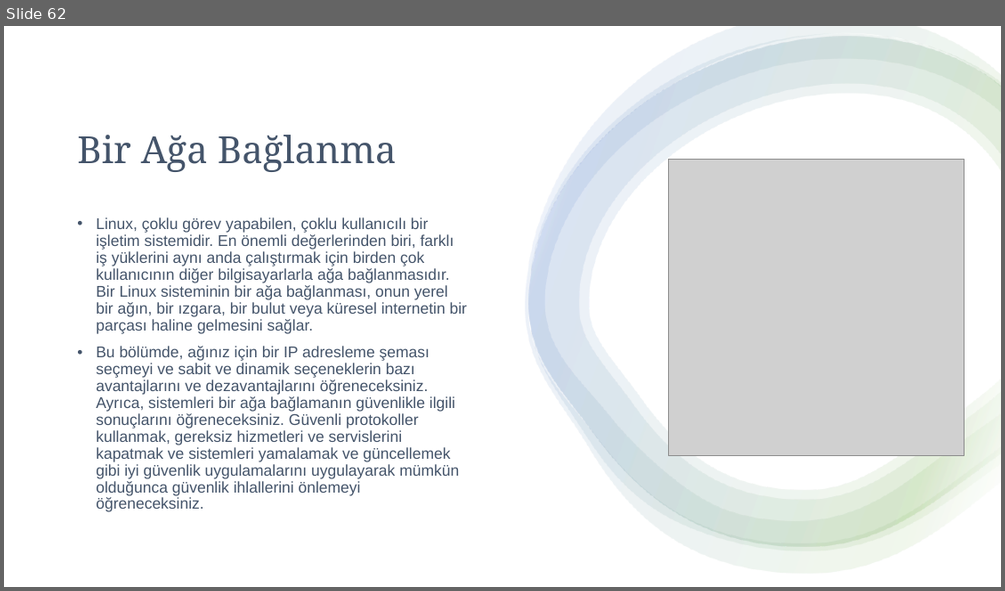
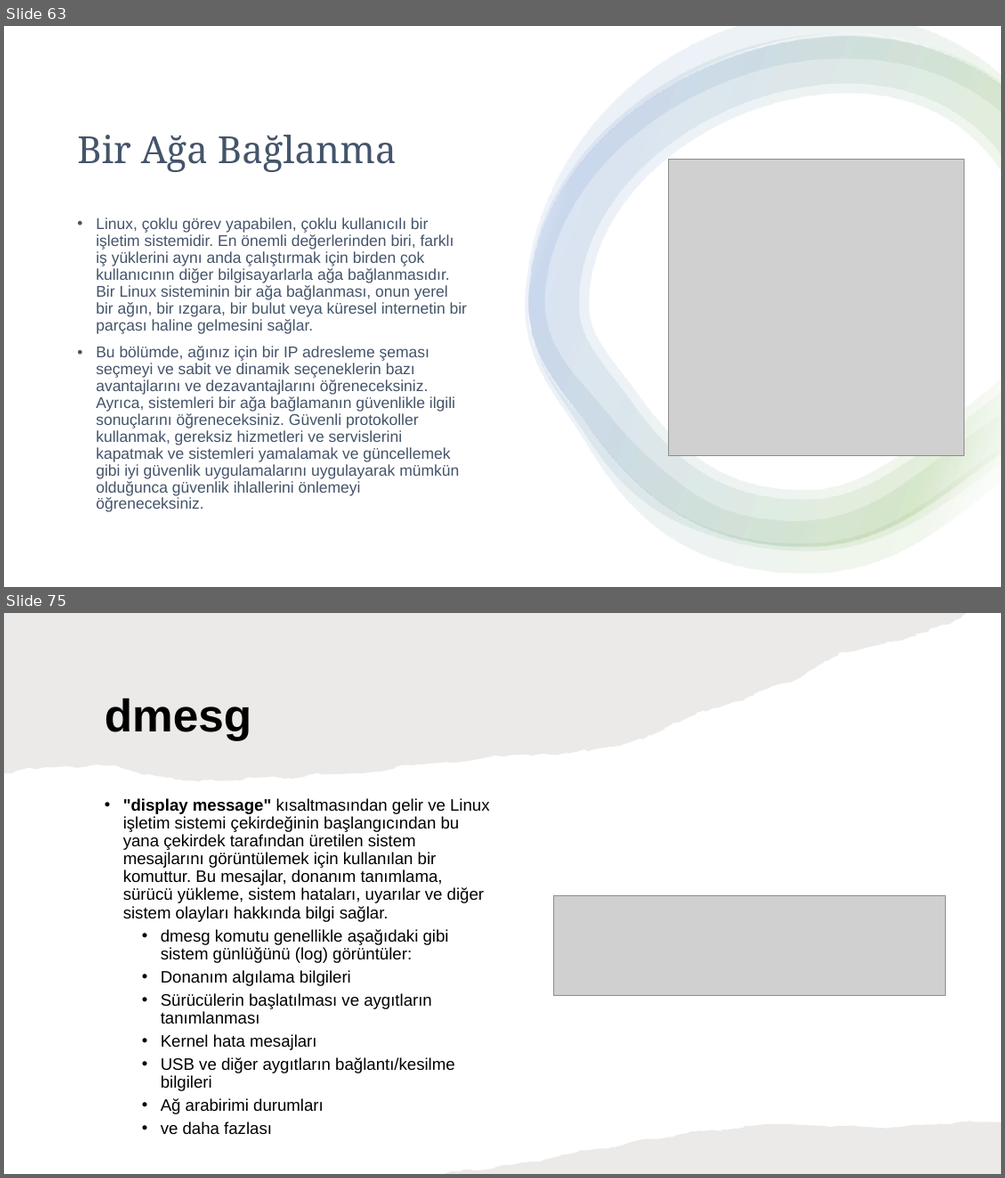
Before and after one commit to cahityusuf/LinuxCourse, a slide deck: LinuxKursu.pptx. Shown one above the other, each under a label of ours: slide 62 before the commit, slides 63 and 75 after it; the slides between them are not shown. The pictures are 1005x591 and 1005x1178 pixels, drawn with LibreOffice and Linux fonts; fonts in the diff are those of the drawing; grey boxes stand for pictures. Boxes give left, top, right and bottom in pixels: in the first picture for what was removed or moved away, otherwise in the second. Text is boxed around its words. In the diff, an @@ line names an element or a change of style, - is before the commit and + after.

```diff
--- a/LinuxKursu.pptx
+++ b/LinuxKursu.pptx
@@ slide 75 added at (4, 613, 1001, 1174), background #FFFFFF @@
@@ freeform shape added at (4, 613, 966, 781), fill #82766A at 15% opacity @@
@@ title added at (105, 698, 251, 740), 44 pt, text #000000, bold @@
+dmesg
@@ text added at (123, 798, 490, 1114), 16 pt, text #000000 @@
+• "display message" kısaltmasından gelir ve Linux işletim sistemi çekirdeğinin başlangıcından bu yana çekirdek tarafından üretilen sistem mesajlarını görüntülemek için kullanılan bir komuttur. Bu mesajlar, donanım tanımlama, sürücü yükleme, sistem hataları, uyarılar ve diğer sistem olayları hakkında bilgi sağlar.
+  • dmesg komutu genellikle aşağıdaki gibi sistem günlüğünü (log) görüntüler:
+  • Donanım algılama bilgileri
+  • Sürücülerin başlatılması ve aygıtların tanımlanması
+  • Kernel hata mesajları
+  • USB ve diğer aygıtların bağlantı/kesilme bilgileri
+  • Ağ arabirimi durumları
+  • ve daha fazlası
@@ picture added at (554, 896, 946, 996) @@
@@ freeform shape added at (445, 1121, 1001, 1174), fill #82766A at 15% opacity @@
@@ what was slide 62 is now slide 63 @@
```
Also in this commit, not shown: 2 slides changed, 17 other slides added.
